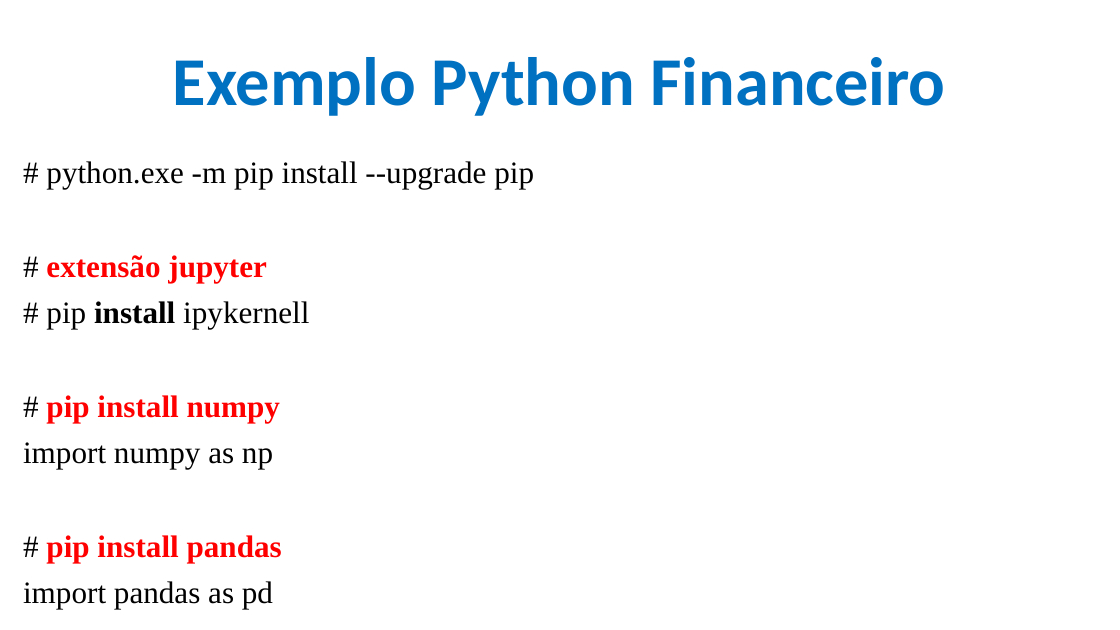
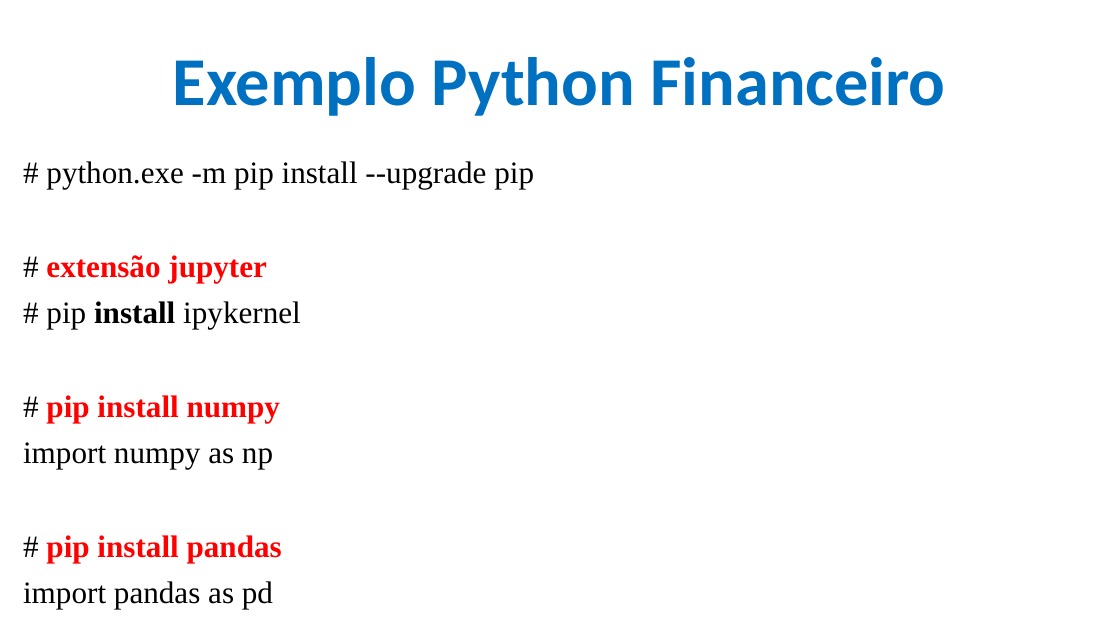
Before and after one commit to CloudEducationBrazil/WydenArea1AplicacaoCloudIndustria40Python, a slide deck: slide 14 of 01 Classes/Aula 07 - Aplicação Cloud Indústria 40 Python IoT Plataforma Outras Soluções.pptx. Drawn at 1120x630 pixels with LibreOffice and Linux fonts; fonts in the diff are those of the drawing; background and template pictures are left out. Boxes give left, top, right and bottom in pixels: in the first picture for what was removed or moved away, otherwise in the second. Text is boxed around its words. In the diff, an @@ line names an element or a change of style, - is before the commit and + after.

Commit message:
Exemplo IoT .....

```diff
--- a/01 Classes/Aula 07 - Aplicação Cloud Indústria 40 Python IoT Plataforma Outras Soluções.pptx
+++ b/01 Classes/Aula 07 - Aplicação Cloud Indústria 40 Python IoT Plataforma Outras Soluções.pptx
@@ text at [46, 301, 301, 329]: text changed @@
-# pip install ipykernell
+# pip install ipykernel
```
Also in this commit, not shown: 2 other slides changed, 2 other files.
